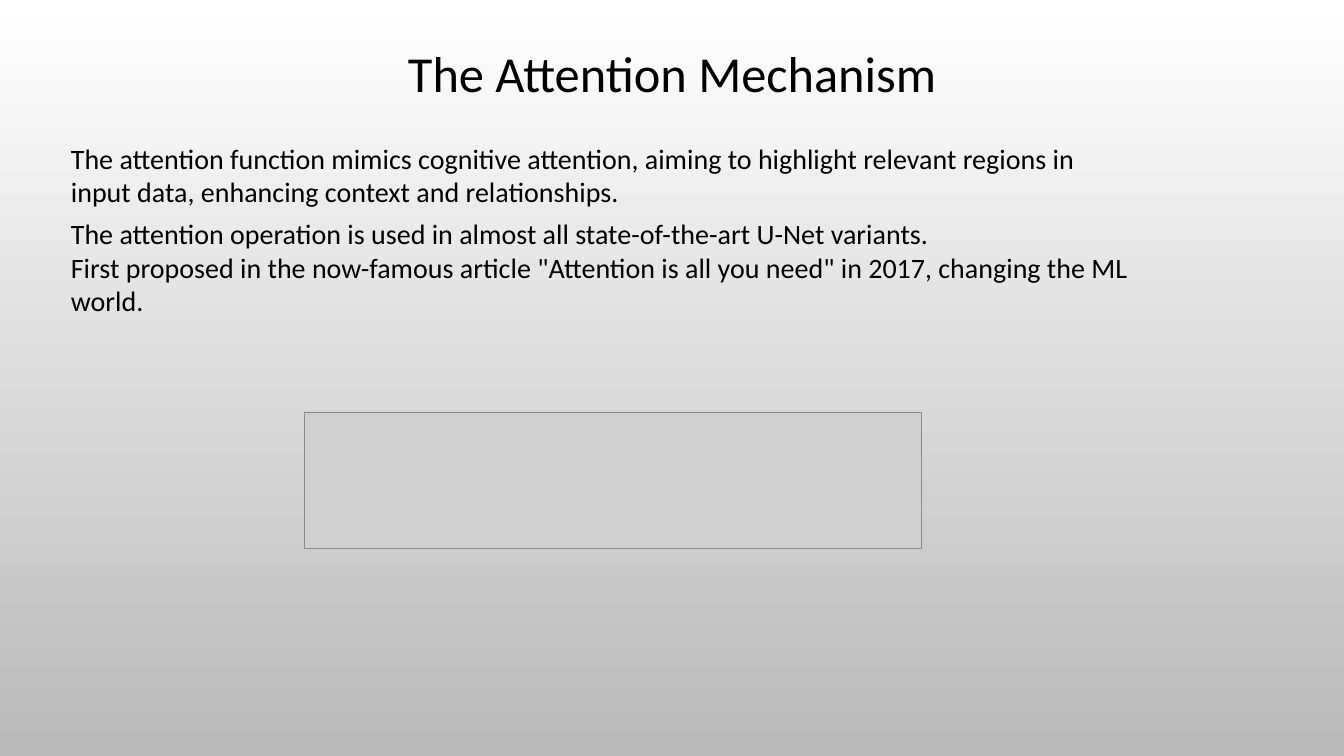
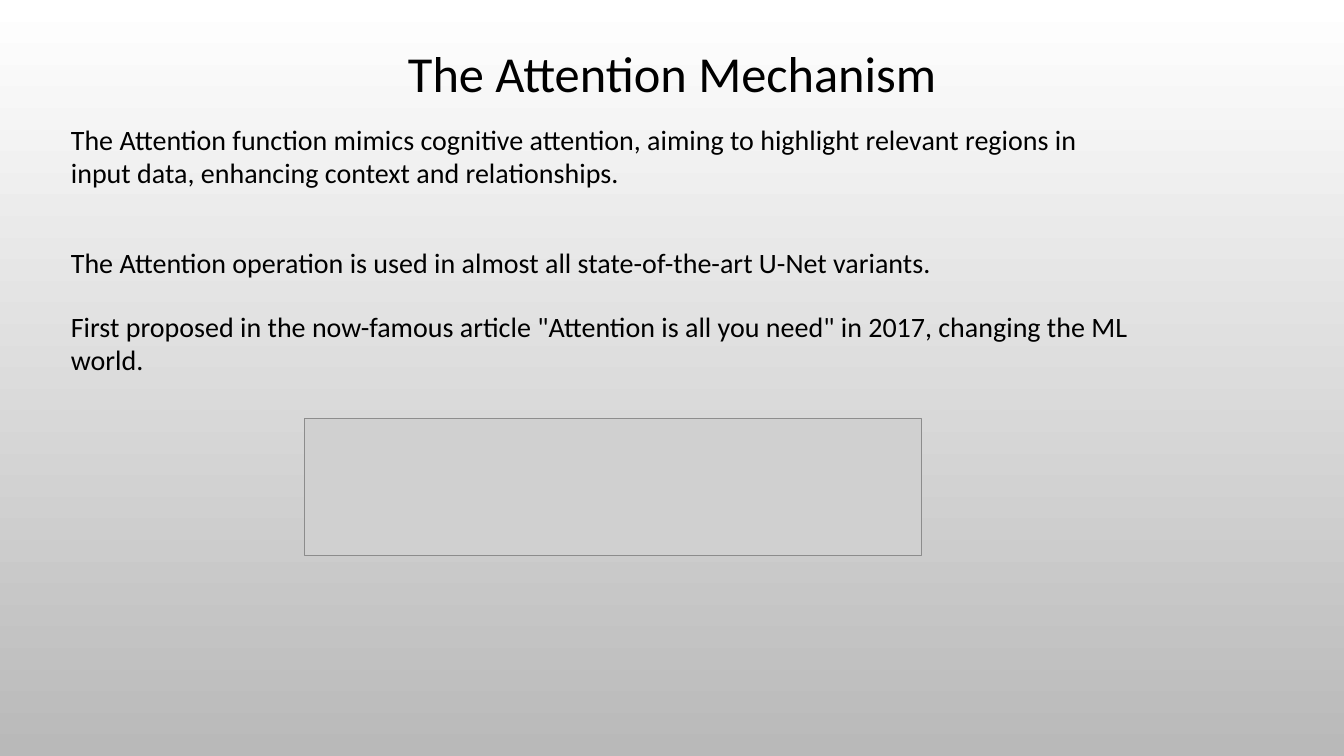
Before and after one commit to rotemlv/CapstoneProject, a slide deck: slide 7 of Capstone Project Phase A - Presentation.pptx. Drawn at 1344x756 pixels with LibreOffice and Linux fonts; fonts in the diff are those of the drawing; grey boxes stand for pictures; background and template pictures are left out. Boxes give left, top, right and bottom in pixels: in the first picture for what was removed or moved away, otherwise in the second. Text is boxed around its words. In the diff, an @@ line names an element or a change of style, - is before the commit and + after.

```diff
--- a/Capstone Project Phase A - Presentation.pptx
+++ b/Capstone Project Phase A - Presentation.pptx
@@ text "The Attention function mimics cognitive ...": place and size @@
-text "The Attention function mimics cognitive ..." at [71, 149, 1127, 311]
+text "The Attention function mimics cognitive ..." at [71, 130, 1127, 370]
@@ text at [71, 130, 1076, 278]: text changed @@
-The attention function mimics cognitive attention, aiming to highlight relevant regions in input data, enhancing context and relationships.
-The attention operation is used in almost all state-of-the-art U-Net variants.
+The Attention function mimics cognitive attention, aiming to highlight relevant regions in input data, enhancing context and relationships.
+The Attention operation is used in almost all state-of-the-art U-Net variants.
@@ picture: place and size @@
-picture at [306, 412, 923, 548]
+picture at [304, 419, 922, 556]
```
Also in this commit, not shown: 13 other slides changed.
